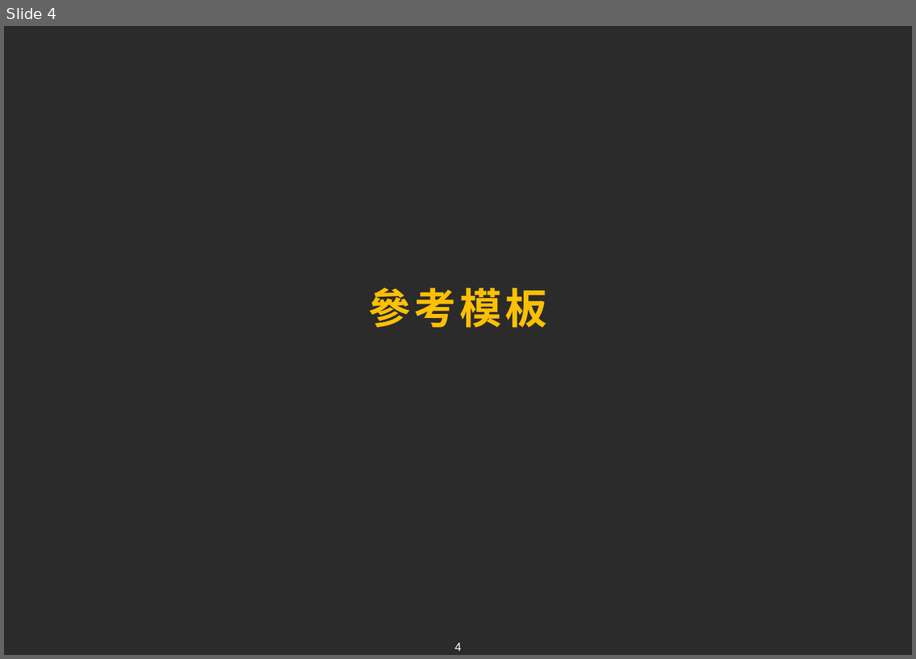
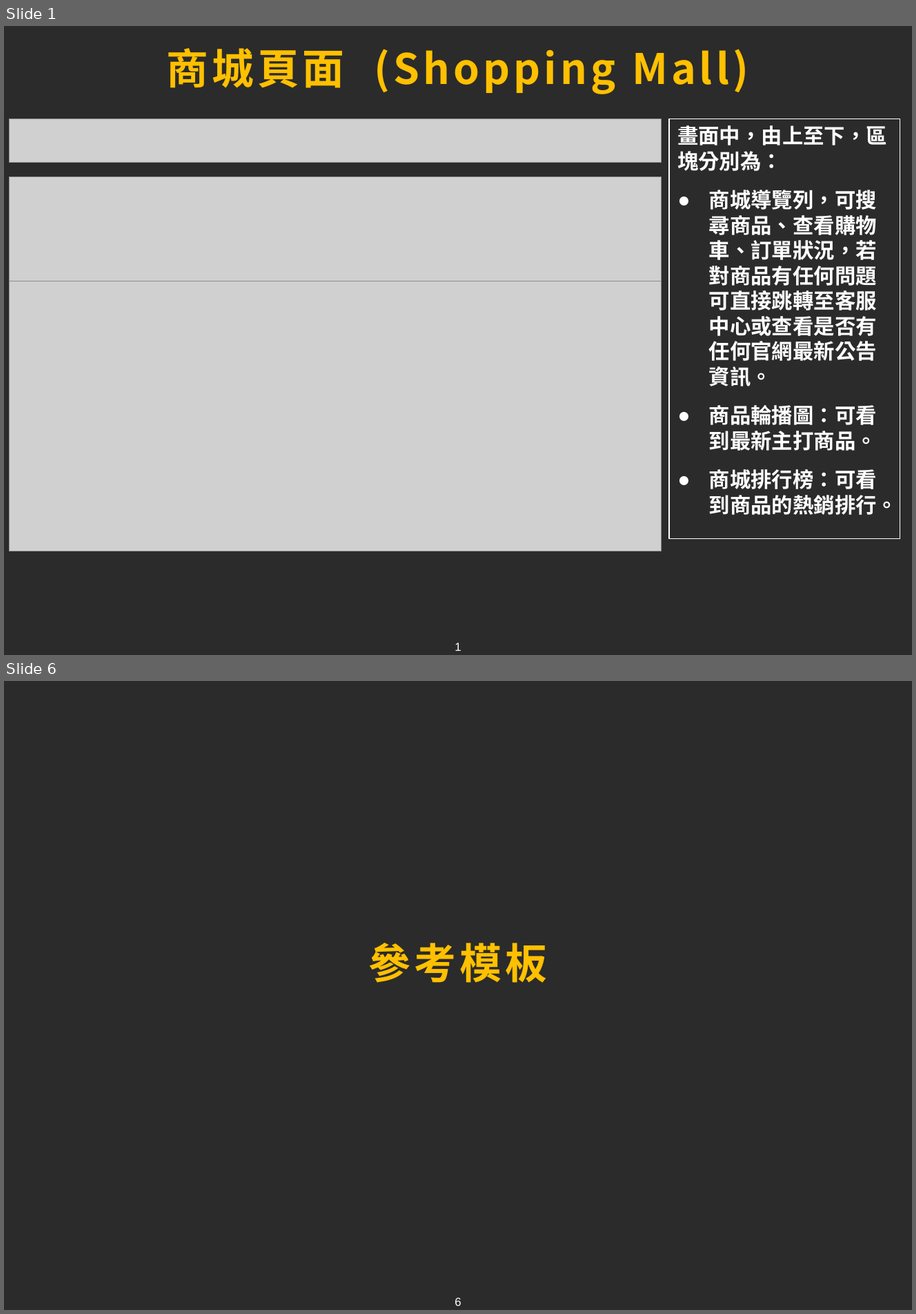
Before and after one commit to tim93009/FinalProject_GameForum, a slide deck: docs/ppt/chang.pptx. Shown one above the other, each under a label of ours: slide 4 before the commit, slides 1 and 6 after it; the slides between them are not shown. The pictures are 916x659 and 916x1314 pixels, drawn with LibreOffice and Linux fonts; fonts in the diff are those of the drawing; grey boxes stand for pictures; background and template pictures are left out; a plain dark background stands for a picture behind light text. Boxes give left, top, right and bottom in pixels: in the first picture for what was removed or moved away, otherwise in the second. Text is boxed around its words. In the diff, an @@ line names an element or a change of style, - is before the commit and + after.

```diff
--- a/docs/ppt/chang.pptx
+++ b/docs/ppt/chang.pptx
@@ slide 1 added at (4, 26, 912, 655), background picture (left out); not listed: 1 template element that a slide beside it also shows @@
@@ title added at (167, 48, 749, 94), 36 pt, text #FFC000, bold @@
+商城頁面 (Shopping Mall)
@@ picture added at (9, 119, 662, 163) @@
@@ text added at (670, 119, 901, 539), outline #FFFFFF 0.75 pt, 18 pt, text #FFFFFF, bold @@
+畫面中，由上至下，區塊分別為：
+● 商城導覽列，可搜尋商品、查看購物車、訂單狀況，若對商品有任何問題可直接跳轉至客服中心或查看是否有任何官網最新公告資訊。
+● 商品輪播圖：可看到最新主打商品。
+● 商城排行榜：可看到商品的熱銷排行。
@@ picture added at (9, 177, 662, 281) @@
@@ picture added at (9, 281, 662, 551) @@
@@ what was slide 4 is now slide 6 @@
@@ page number at (455, 1297, 461, 1305): text changed @@
-4
+6
```
Also in this commit, not shown: 1 slide changed, 3 other slides added, 2 slides removed, 4 other files.
